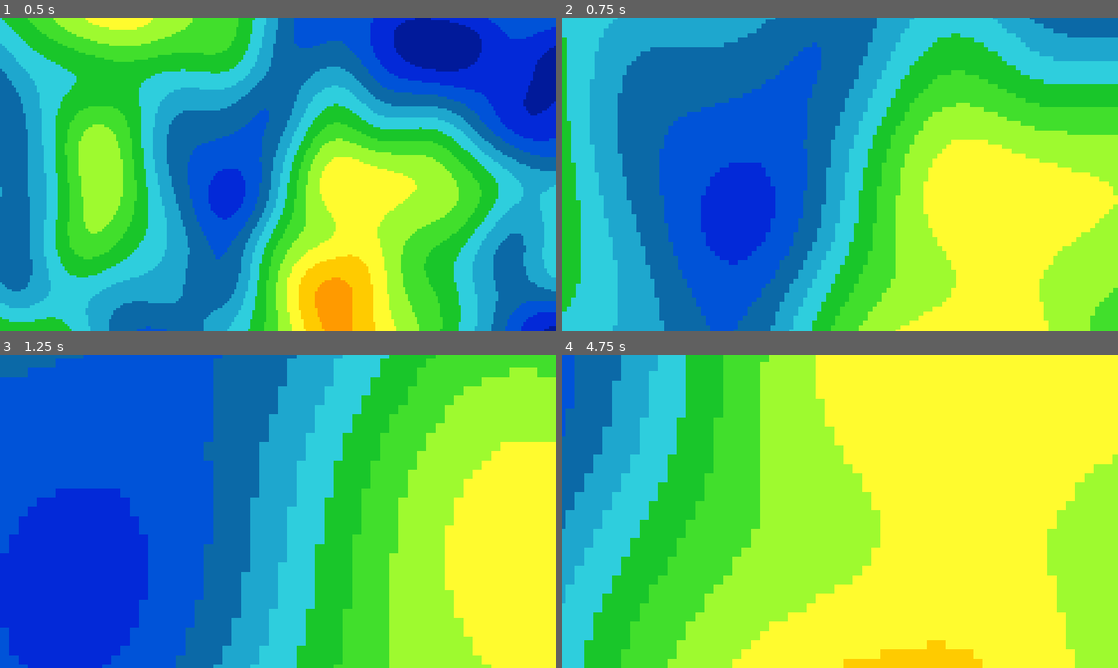
Above: before the commit, frames 1-4 (two rows, left to right).
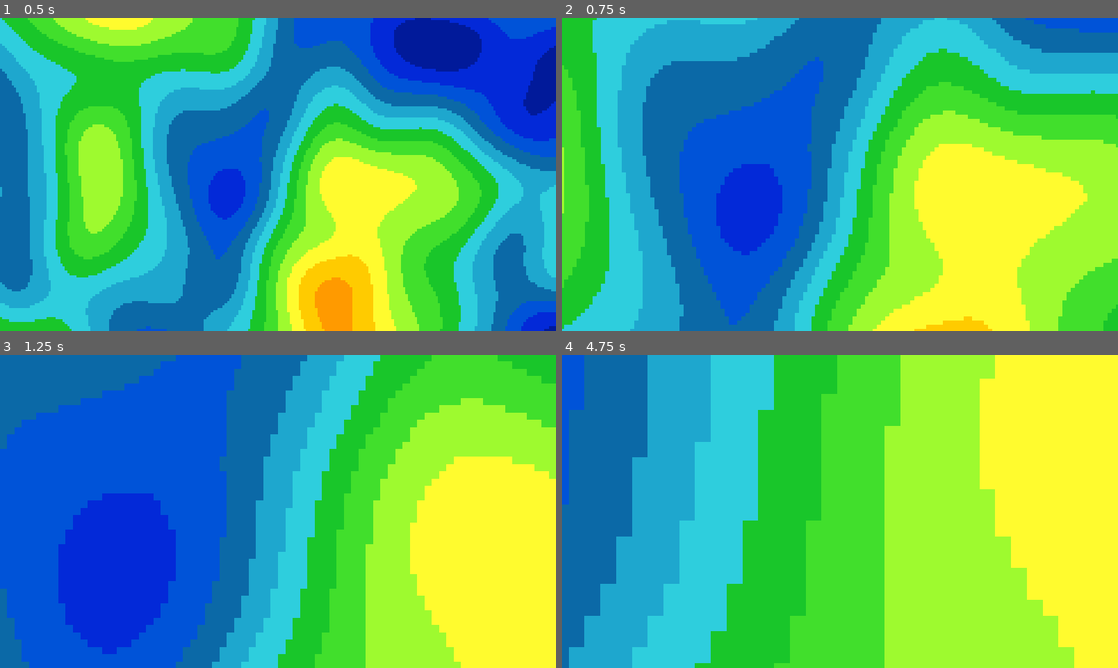
Above: after the commit, the same moments.

Repository: Phrenotopia/EvoDevio
Game: Godot game, scene res://World.tscn
Same seed, same stepped clock (60 frames per second), same inputs: the game is played once before the commit and once after it.
Inputs (mouse positions are in pixels of both pictures, inside the frame that each line leads up to):
- Up to frame 1 (0.5 s): no input
- Up to frame 2 (0.75 s): tap Enter at 0.5 s; move the mouse to (962, 158) at 0.52 s; hold Mouse wheel up (camera_zoom_in) from 0.53 s (still down)
- Up to frame 3 (1.25 s): keep holding Mouse wheel up (camera_zoom_in); tap Mouse wheel down (camera_zoom_out) at 0.8 s
- Up to frame 4 (4.75 s): tap Space at 1.25, 3.5 s; move the mouse to (728, 527) at 1.27 s; release Mouse wheel up (camera_zoom_in) at 1.28 s; tap Mouse wheel down (camera_zoom_out) at 1.35, 2.3, 3.8 s; tap Mouse wheel up (camera_zoom_in) at 1.55, 3.05, 4.55 s; tap Enter at 2 s; move the mouse to (895, 442) at 2.02 s; hold S (camera_down) 2.03-2.78 s; move the mouse to (812, 574) at 2.77 s; tap A (camera_left) at 2.85 s; move the mouse to (1006, 558) at 3.52 s; hold D (camera_right) 3.53-4.28 s; move the mouse to (673, 464) at 4.27 s; tap W (camera_up) at 4.35 s

Frame 1 is identical in both runs. In frame 2, 39% of the frame differs, in the area x 0-100%, y 0-100%; in frame 3, 32%; in frame 4, 84%.

Commit message:
Tweaks and removed zoom limitations

Diff:
--- a/Camera.gd
+++ b/Camera.gd
@@ -1,10 +1,10 @@
 extends Camera2D
 
 func _input(event):
-	if Input.is_action_pressed("camera_zoom_in") and zoom > Vector2(0.25,0.25):
-		zoom -= Vector2(0.25,0.25)
-	elif Input.is_action_pressed("camera_zoom_out") and zoom < Vector2(4,4):
-		zoom += Vector2(0.25,0.25)
+	if Input.is_action_pressed("camera_zoom_in"): #and zoom > Vector2(0.25,0.25):
+		zoom -= Vector2(0.25,0.25) * zoom.x
+	elif Input.is_action_pressed("camera_zoom_out"): #and zoom < Vector2(4,4):
+		zoom += Vector2(0.25,0.25) * zoom.x
 
 
 func _process(delta):
--- a/World.gd
+++ b/World.gd
@@ -1,7 +1,7 @@
 extends Node2D
 
 var noise
-var map_size = Vector2(1920, 1080) #Vector2(119, 65) For 32x32 tiles
+const MAPSIZE = Vector2(480, 270) #Vector2(119, 65) For 32x32 tiles
 
 
 func _ready():
@@ -15,8 +15,8 @@
 
 
 func make_map():
-	for x in map_size.x:
-		for y in map_size.y:
+	for x in MAPSIZE.x:
+		for y in MAPSIZE.y:
 			var a = noise.get_noise_2d(x,y) # a is a number from -1 to 1
 			a = (a+1)*0.5 # Makes a a number from 0 to 1
 			a = round(a*16+0.6)-1 # Makes a an integer from 0 to 15
--- a/project.godot
+++ b/project.godot
@@ -10,6 +10,7 @@
 
 _global_script_classes=[  ]
 _global_script_class_icons={
+
 }
 
 [application]
@@ -30,30 +31,30 @@
 
 ui_accept={
 "deadzone": 0.5,
-"events": [ Object(InputEventKey,"resource_local_to_scene":false,"resource_name":"","device":0,"alt":false,"shift":false,"control":false,"meta":false,"command":false,"pressed":false,"scancode":16777221,"physical_scancode":0,"unicode":0,"echo":false,"script":null)
-, Object(InputEventKey,"resource_local_to_scene":false,"resource_name":"","device":0,"alt":false,"shift":false,"control":false,"meta":false,"command":false,"pressed":false,"scancode":16777222,"physical_scancode":0,"unicode":0,"echo":false,"script":null)
-, Object(InputEventKey,"resource_local_to_scene":false,"resource_name":"","device":0,"alt":false,"shift":false,"control":false,"meta":false,"command":false,"pressed":false,"scancode":32,"physical_scancode":0,"unicode":0,"echo":false,"script":null)
+"events": [ Object(InputEventKey,"resource_local_to_scene":false,"resource_name":"","device":0,"alt":false,"shift":false,"control":false,"meta":false,"command":false,"pressed":false,"scancode":16777221,"unicode":0,"echo":false,"script":null)
+, Object(InputEventKey,"resource_local_to_scene":false,"resource_name":"","device":0,"alt":false,"shift":false,"control":false,"meta":false,"command":false,"pressed":false,"scancode":16777222,"unicode":0,"echo":false,"script":null)
+, Object(InputEventKey,"resource_local_to_scene":false,"resource_name":"","device":0,"alt":false,"shift":false,"control":false,"meta":false,"command":false,"pressed":false,"scancode":32,"unicode":0,"echo":false,"script":null)
 , Object(InputEventJoypadButton,"resource_local_to_scene":false,"resource_name":"","device":0,"button_index":0,"pressure":0.0,"pressed":false,"script":null)
  ]
 }
 camera_up={
 "deadzone": 0.5,
-"events": [ Object(InputEventKey,"resource_local_to_scene":false,"resource_name":"","device":0,"alt":false,"shift":false,"control":false,"meta":false,"command":false,"pressed":false,"scancode":87,"physical_scancode":0,"unicode":0,"echo":false,"script":null)
+"events": [ Object(InputEventKey,"resource_local_to_scene":false,"resource_name":"","device":0,"alt":false,"shift":false,"control":false,"meta":false,"command":false,"pressed":false,"scancode":87,"unicode":0,"echo":false,"script":null)
  ]
 }
 camera_down={
 "deadzone": 0.5,
-"events": [ Object(InputEventKey,"resource_local_to_scene":false,"resource_name":"","device":0,"alt":false,"shift":false,"control":false,"meta":false,"command":false,"pressed":false,"scancode":83,"physical_scancode":0,"unicode":0,"echo":false,"script":null)
+"events": [ Object(InputEventKey,"resource_local_to_scene":false,"resource_name":"","device":0,"alt":false,"shift":false,"control":false,"meta":false,"command":false,"pressed":false,"scancode":83,"unicode":0,"echo":false,"script":null)
  ]
 }
 camera_left={
 "deadzone": 0.5,
-"events": [ Object(InputEventKey,"resource_local_to_scene":false,"resource_name":"","device":0,"alt":false,"shift":false,"control":false,"meta":false,"command":false,"pressed":false,"scancode":65,"physical_scancode":0,"unicode":0,"echo":false,"script":null)
+"events": [ Object(InputEventKey,"resource_local_to_scene":false,"resource_name":"","device":0,"alt":false,"shift":false,"control":false,"meta":false,"command":false,"pressed":false,"scancode":65,"unicode":0,"echo":false,"script":null)
  ]
 }
 camera_right={
 "deadzone": 0.5,
-"events": [ Object(InputEventKey,"resource_local_to_scene":false,"resource_name":"","device":0,"alt":false,"shift":false,"control":false,"meta":false,"command":false,"pressed":false,"scancode":68,"physical_scancode":0,"unicode":0,"echo":false,"script":null)
+"events": [ Object(InputEventKey,"resource_local_to_scene":false,"resource_name":"","device":0,"alt":false,"shift":false,"control":false,"meta":false,"command":false,"pressed":false,"scancode":68,"unicode":0,"echo":false,"script":null)
  ]
 }
 camera_zoom_in={
